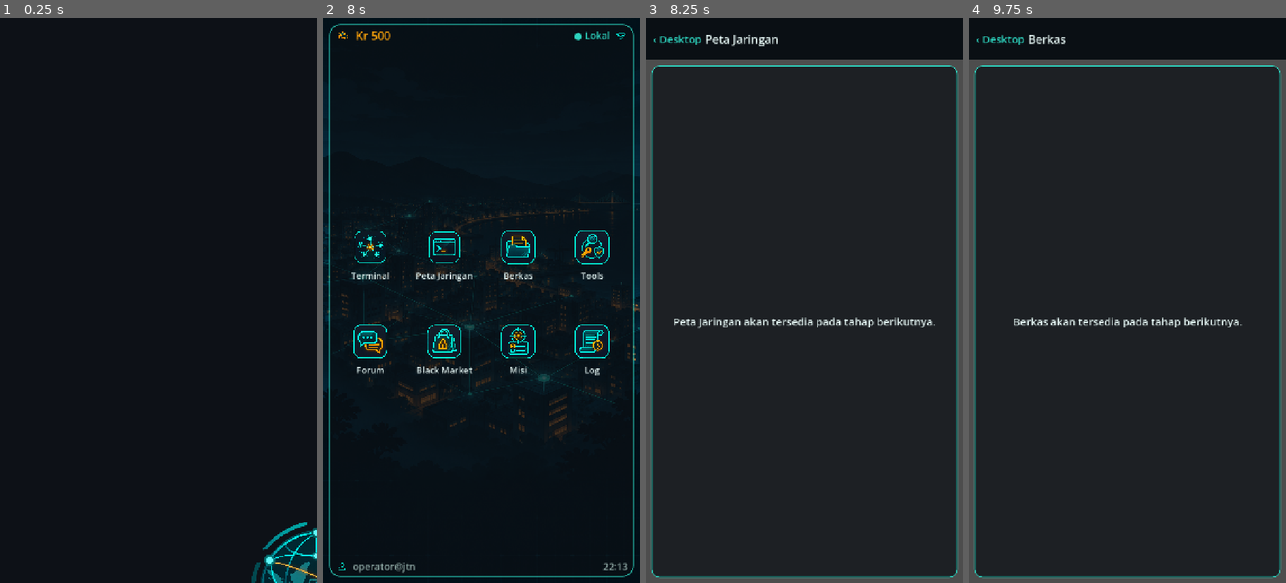
Above: before the commit, frames 1-4 (left to right).
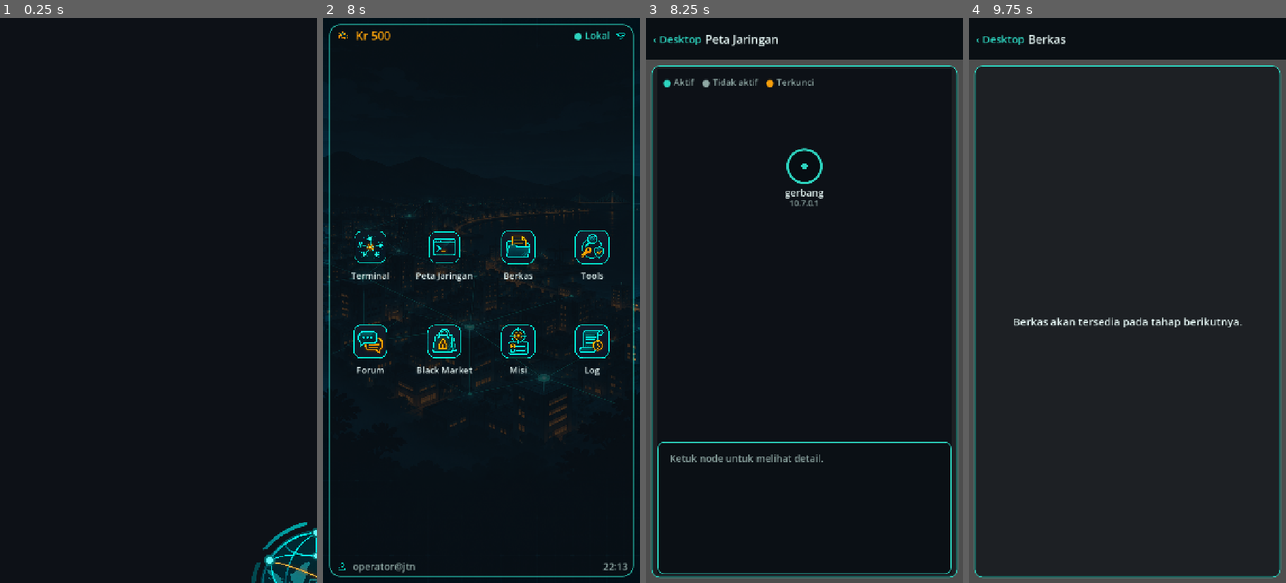
Above: after the commit, the same moments.

Repository: hadydaw/game-baru
Game: Godot game, scene res://scenes/main.tscn
Same seed, same stepped clock (60 frames per second), same inputs: the game is played once before the commit and once after it.
Inputs (mouse positions are in pixels of both pictures, inside the frame that each line leads up to):
- Up to frame 1 (0.25 s): no input
- Up to frame 2 (8 s): tap Enter at 0.5 s; move the mouse to (551, 272) at 0.52 s; click (551, 272) at 0.67 s; tap Space at 1.25 s; move the mouse to (418, 328) at 1.27 s; click (418, 328) at 1.42 s; move the mouse to (513, 176) at 2.02 s; click (513, 176) at 2.17 s; click (370, 255) at 2.77 s; click (532, 492) at 3.52 s; type "12" at 3.6 s; click "/" at 4.25 s; click "-" at 5 s; click "Enter" at 5.75 s; click "Enter" at 6.5 s; click "‹ Desktop" at 7.25 s
- Up to frame 3 (8.25 s): click (766, 255) at 8.02 s
- Up to frame 4 (9.75 s): click "‹ Desktop" at 8.75 s; click (1165, 255) at 9.52 s

Frames 1-2 are identical in both runs. In frame 3, 2.2% of the frame differs, in the area x 3-97%, y 10-99%; in frame 4, nothing differs.

Commit message:
Peta Jaringan: visualisasi node interaktif dari sumber Virtual Network yang sama dengan Terminal
Co-Authored-By: Claude Haiku 5.5 <noreply@anthropic.com>
Claude-Session: https://claude.ai/code/session_011EntzauCRjaaLbaamXun78

Diff:
--- a/core/net/jaringan.gd
+++ b/core/net/jaringan.gd
@@ -66,6 +66,8 @@
         "status": String(data[id].get("status", "")),
         "terkunci": terkunci(id),
         "tetangga": data[id].get("tetangga", []),
+        "port": data[id].get("port", {}),
+        "ssh_tersedia": data[id].has("ssh"),
     }
 
 # Semua node yang sudah ditemukan pemain, diurutkan berdasarkan id.
--- /dev/null
+++ b/core/net/tata_letak_peta.gd
@@ -0,0 +1,68 @@
+class_name TataLetakPeta
+extends RefCounted
+
+# Logika Peta Jaringan yang tidak bergantung pada layar: posisi node, keadaan visual, dan sidik perubahan.
+# Semua data berasal dari Jaringan, sumber yang sama dengan Terminal.
+
+# Posisi tiap node dalam area. Gerbang di atas, node lain di dua baris.
+static func posisi(ids: Array, area: Rect2) -> Dictionary:
+    var hasil := {}
+    var lain: Array = []
+    for id in ids:
+        if String(id) == "gerbang":
+            hasil["gerbang"] = Vector2(area.position.x + area.size.x * 0.5, area.position.y + area.size.y * 0.2)
+        else:
+            lain.append(String(id))
+    lain.sort()
+    var baris1 := lain.slice(0, int(ceil(lain.size() / 2.0)))
+    var baris2 := lain.slice(baris1.size())
+    _susun_baris(baris1, area, 0.55, hasil)
+    _susun_baris(baris2, area, 0.82, hasil)
+    return hasil
+
+static func _susun_baris(ids: Array, area: Rect2, proporsi_y: float, hasil: Dictionary) -> void:
+    var n := ids.size()
+    for i in range(n):
+        var x := area.position.x + area.size.x * float(i + 1) / float(n + 1)
+        var y := area.position.y + area.size.y * proporsi_y
+        hasil[String(ids[i])] = Vector2(x, y)
+
+# Keadaan visual satu node: terkunci, aktif, atau tidak_aktif. Terkunci lebih diutamakan.
+static func keadaan(ringkasan: Dictionary) -> String:
+    if bool(ringkasan.get("terkunci", false)):
+        return "terkunci"
+    if String(ringkasan.get("status", "")) == "aktif":
+        return "aktif"
+    return "tidak_aktif"
+
+# Sidik seluruh tampilan peta. Jika sidik berubah, peta perlu digambar ulang.
+static func sidik(j: Jaringan) -> String:
+    var bagian: Array = []
+    for n in j.daftar_terlihat():
+        bagian.append("%s=%s;%s" % [n["id"], keadaan(n), ",".join(PackedStringArray(_tetangga_teks(n)))])
+    return "|".join(PackedStringArray(bagian))
+
+static func _tetangga_teks(n: Dictionary) -> Array:
+    var hasil: Array = []
+    for t in n.get("tetangga", []):
+        hasil.append(String(t))
+    return hasil
+
+# Pasangan garis koneksi yang keduanya terlihat oleh pemain.
+static func sambungan(j: Jaringan) -> Array:
+    var hasil: Array = []
+    var terlihat: Array = []
+    for n in j.daftar_terlihat():
+        terlihat.append(String(n["id"]))
+    for n in j.daftar_terlihat():
+        for t in n.get("tetangga", []):
+            var pasangan := [String(n["id"]), String(t)]
+            if terlihat.has(String(t)) and not _sudah_ada(hasil, pasangan):
+                hasil.append(pasangan)
+    return hasil
+
+static func _sudah_ada(daftar: Array, pasangan: Array) -> bool:
+    for p in daftar:
+        if (p[0] == pasangan[0] and p[1] == pasangan[1]) or (p[0] == pasangan[1] and p[1] == pasangan[0]):
+            return true
+    return false
--- /dev/null
+++ b/core/shell/sesi_utama.gd
@@ -0,0 +1,40 @@
+class_name SesiUtama
+extends RefCounted
+
+# Satu sesi shell untuk seluruh aplikasi. Terminal dan Peta Jaringan memakai objek yang sama,
+# sehingga perubahan jaringan dari Terminal langsung terlihat di Peta. Sesi dibuat sekali per proses.
+
+const FS_AWAL := "res://data/fs/pemain.json"
+
+static var sesi: ShellSession = null
+static var status_muat := ""
+static var pesan_muat := ""
+
+static func ambil() -> ShellSession:
+    if sesi != null:
+        return sesi
+    var muat := Penyimpanan.muat()
+    status_muat = String(muat["status"])
+    pesan_muat = String(muat["pesan"])
+    match status_muat:
+        "ok", "pulih_cadangan":
+            sesi = ShellSession.dari_dict(muat["data"])
+        _:
+            sesi = ShellSession.new(Vfs.new(_fs_awal()))
+    Penyimpanan.simpan_sesi(sesi)
+    return sesi
+
+# Pesan untuk ditampilkan di terminal bila penyimpanan dipulihkan atau rusak. Kosong bila normal.
+static func pesan_status() -> String:
+    match status_muat:
+        "pulih_cadangan":
+            return "Penyimpanan utama rusak. Data dipulihkan dari cadangan. Berkas rusak disimpan di: %s" % pesan_muat
+        "rusak":
+            return "Penyimpanan rusak dan tidak ada cadangan. Mulai dari filesystem awal. Berkas rusak disimpan di: %s" % pesan_muat
+    return ""
+
+static func _fs_awal() -> Dictionary:
+    var parser := JSON.new()
+    if parser.parse(FileAccess.get_file_as_string(FS_AWAL)) == OK and typeof(parser.data) == TYPE_DICTIONARY and parser.data.has("/"):
+        return parser.data["/"]
+    return {"tipe": "dir", "pemilik": "root", "grup": "root", "izin": "rwxr-xr-x", "isi": {}}
--- /dev/null
+++ b/tests/smoke_peta.gd
@@ -0,0 +1,42 @@
+extends SceneTree
+
+# Smoke test Peta Jaringan: instansiasi, pilih node, dan perubahan dari sesi Terminal tercermin.
+
+var _gagal := 0
+
+func _cek(kondisi: bool, pesan: String) -> void:
+	if kondisi:
+		print("LULUS: ", pesan)
+	else:
+		print("GAGAL: ", pesan)
+		_gagal += 1
+
+func _initialize() -> void:
+	await process_frame
+	# Sesi baru agar hasil tidak dipengaruhi penyimpanan dari run sebelumnya.
+	SesiUtama.sesi = ShellSession.new(Vfs.new({"tipe": "dir", "pemilik": "root", "grup": "root", "izin": "rwxr-xr-x", "isi": {}}))
+	var peta := NetworkMap.new()
+	peta.size = Vector2(1080, 1920)
+	root.add_child(peta)
+	_cek(peta.jumlah_node_terlihat() == 1, "awal hanya gerbang yang terlihat")
+
+	peta.pilih_node("gerbang")
+	_cek(peta.teks_detail() == "IP  10.7.0.1", "detail gerbang tampil")
+
+	var sesi := SesiUtama.ambil()
+	sesi.jalankan("ping -c 1 gerbang")
+	await process_frame
+	_cek(peta.jumlah_node_terlihat() >= 3, "tetangga gerbang muncul di peta setelah ping dari Terminal")
+	sesi.jalankan("ping -c 1 arsip")
+	_cek(SesiUtama.ambil().jaringan.dikenal("server_kota"), "server_kota terlihat setelah arsip dijangkau")
+
+	sesi.jalankan("nmap 10.7.0.8")
+	peta.pilih_node("arsip")
+	_cek(peta.teks_detail() != "", "detail arsip tampil setelah nmap")
+
+	peta.pilih_node("tidak_ada")
+	_cek(peta.teks_detail().begins_with("Ketuk"), "node tidak dikenal tidak membuka detail")
+
+	peta.free()
+	print("HASIL PETA: gagal=%d" % _gagal)
+	quit(1 if _gagal > 0 else 0)
--- /dev/null
+++ b/tests/test_tata_letak_peta.gd
@@ -0,0 +1,70 @@
+extends GutTest
+
+const AREA := Rect2(0, 64, 1080, 1200)
+
+func before_each() -> void:
+	# Sesi baru untuk setiap tes agar tidak bergantung pada penyimpanan dan tes lain.
+	SesiUtama.sesi = ShellSession.new(Vfs.new({"tipe": "dir", "pemilik": "root", "grup": "root", "izin": "rwxr-xr-x", "isi": {}}))
+
+func test_posisi_semua_node_di_dalam_area() -> void:
+	var posisi := TataLetakPeta.posisi(["gerbang", "arsip", "relay", "server_kota"], AREA)
+	assert_eq(posisi.size(), 4)
+	for id in posisi:
+		assert_true(AREA.has_point(posisi[id]), "%s di luar area" % id)
+
+func test_gerbang_berada_di_atas() -> void:
+	var posisi := TataLetakPeta.posisi(["gerbang", "arsip", "relay"], AREA)
+	assert_true(posisi["gerbang"].y < posisi["arsip"].y)
+	assert_true(posisi["gerbang"].y < posisi["relay"].y)
+
+func test_node_tidak_bertumpuk() -> void:
+	var posisi := TataLetakPeta.posisi(["gerbang", "arsip", "relay", "server_kota"], AREA)
+	var daftar := posisi.values()
+	for i in range(daftar.size()):
+		for k in range(i + 1, daftar.size()):
+			assert_true(daftar[i].distance_to(daftar[k]) > 80.0, "node terlalu berdekatan")
+
+func test_keadaan_terkunci_lebih_diutamakan() -> void:
+	assert_eq(TataLetakPeta.keadaan({"terkunci": true, "status": "aktif"}), "terkunci")
+	assert_eq(TataLetakPeta.keadaan({"terkunci": false, "status": "aktif"}), "aktif")
+	assert_eq(TataLetakPeta.keadaan({"terkunci": false, "status": "tidak_aktif"}), "tidak_aktif")
+
+func test_sambungan_hanya_node_terlihat() -> void:
+	var j := Jaringan.muat()
+	j.ditemukan = ["gerbang"]
+	assert_eq(TataLetakPeta.sambungan(j).size(), 0, "gerbang belum punya tetangga terlihat")
+	j.jelajahi("gerbang")
+	var pasangan := TataLetakPeta.sambungan(j)
+	assert_eq(pasangan.size(), 2, "gerbang terhubung ke arsip dan relay")
+
+func test_sidik_berubah_setelah_ping() -> void:
+	var sesi := SesiUtama.ambil()
+	var sebelum := TataLetakPeta.sidik(sesi.jaringan)
+	sesi.jalankan("ping -c 1 gerbang")
+	var sesudah := TataLetakPeta.sidik(sesi.jaringan)
+	assert_ne(sebelum, sesudah, "sidik harus berubah setelah ping sukses")
+
+func test_sidik_berubah_setelah_nmap() -> void:
+	var sesi := SesiUtama.ambil()
+	sesi.jalankan("ping -c 1 gerbang")
+	var sebelum := TataLetakPeta.sidik(sesi.jaringan)
+	sesi.jalankan("nmap 10.7.0.8")
+	var sesudah := TataLetakPeta.sidik(sesi.jaringan)
+	assert_ne(sebelum, sesudah, "sidik harus berubah setelah nmap")
+
+func test_sidik_stabil_bila_tidak_ada_perubahan() -> void:
+	var sesi := SesiUtama.ambil()
+	assert_eq(TataLetakPeta.sidik(sesi.jaringan), TataLetakPeta.sidik(sesi.jaringan))
+
+func test_sesi_utama_satu_instance() -> void:
+	var a := SesiUtama.ambil()
+	var b := SesiUtama.ambil()
+	assert_true(a == b, "Terminal dan Peta harus memakai sesi yang sama")
+
+func test_perubahan_terminal_terlihat_di_peta() -> void:
+	var sesi := SesiUtama.ambil()
+	var sebelum := TataLetakPeta.sidik(sesi.jaringan)
+	sesi.jalankan("ping -c 1 gerbang")
+	var sesudah := TataLetakPeta.sidik(SesiUtama.ambil().jaringan)
+	assert_ne(sebelum, sesudah)
+	assert_true(SesiUtama.ambil().jaringan.dikenal("arsip"), "arsip terlihat setelah gerbang dijangkau")
--- a/ui/main_controller.gd
+++ b/ui/main_controller.gd
@@ -103,6 +103,8 @@
     match id:
         "terminal":
             return TerminalScreen.new()
+        "peta":
+            return NetworkMap.new()
         "pasar":
             return _konten_pasar()
         _:
--- /dev/null
+++ b/ui/network_map.gd
@@ -0,0 +1,223 @@
+class_name NetworkMap
+extends Control
+
+# Peta Jaringan interaktif. Membaca Jaringan dari SesiUtama, sumber yang sama dengan Terminal,
+# sehingga perubahan dari Terminal (ping, nmap, ssh) langsung tampil di sini.
+# Ketuk node untuk melihat detail. Ketuk area kosong untuk menutup detail.
+
+const TINGGI_LEGENDA := 64.0
+const TINGGI_PANEL := 300.0
+const RADIUS_NODE := 38.0
+const RADIUS_SENTUH := 52.0
+const WARNA_LATAR := Color("#0d1117")
+const WARNA_GELAP := Color(0.03, 0.05, 0.07)
+
+var _sesi: ShellSession
+var _j: Jaringan
+var _sidik_terakhir := ""
+var _pilih := ""
+var _waktu := 0.0
+var _panel: PanelContainer
+var _lbl_hint: Label
+var _kolom_detail: VBoxContainer
+var _lbl_nama: Label
+var _lbl_ip: Label
+var _lbl_status: Label
+var _lbl_akses: Label
+var _lbl_port: Label
+var _lbl_tetangga: Label
+
+func _ready() -> void:
+    mouse_filter = Control.MOUSE_FILTER_STOP
+    _sesi = SesiUtama.ambil()
+    _j = _sesi.jaringan
+    _bangun_legenda()
+    _bangun_panel()
+    resized.connect(_susun)
+    _susun()
+    _segarkan_detail()
+
+func _bangun_legenda() -> void:
+    var baris := HBoxContainer.new()
+    baris.position = Vector2(12, 14)
+    baris.add_theme_constant_override("separation", 18)
+    baris.mouse_filter = Control.MOUSE_FILTER_IGNORE
+    add_child(baris)
+    baris.add_child(_legenda("●", Tema.TEAL, "Aktif"))
+    baris.add_child(_legenda("●", Tema.TEKS_REDUP, "Tidak aktif"))
+    baris.add_child(_legenda("●", Tema.AMBER, "Terkunci"))
+
+func _legenda(simbol: String, warna: Color, teks: String) -> HBoxContainer:
+    var h := HBoxContainer.new()
+    h.add_theme_constant_override("separation", 6)
+    h.mouse_filter = Control.MOUSE_FILTER_IGNORE
+    h.add_child(Tema.label(simbol, warna, 22))
+    h.add_child(Tema.label(teks, Tema.TEKS_REDUP, 20))
+    return h
+
+func _bangun_panel() -> void:
+    _panel = PanelContainer.new()
+    _panel.add_theme_stylebox_override("panel", Tema.kotak(Tema.LATAR_PANEL, Tema.TEAL, 2, 14))
+    _panel.mouse_filter = Control.MOUSE_FILTER_IGNORE
+    add_child(_panel)
+    var margin := MarginContainer.new()
+    Tema.margin_seragam(margin, 14)
+    margin.mouse_filter = Control.MOUSE_FILTER_IGNORE
+    _panel.add_child(margin)
+    var tumpuk := VBoxContainer.new()
+    tumpuk.add_theme_constant_override("separation", 6)
+    tumpuk.mouse_filter = Control.MOUSE_FILTER_IGNORE
+    margin.add_child(tumpuk)
+    _lbl_hint = Tema.label("Ketuk node untuk melihat detail.", Tema.TEKS_REDUP, 22)
+    tumpuk.add_child(_lbl_hint)
+    _kolom_detail = VBoxContainer.new()
+    _kolom_detail.add_theme_constant_override("separation", 4)
+    _kolom_detail.mouse_filter = Control.MOUSE_FILTER_IGNORE
+    tumpuk.add_child(_kolom_detail)
+    _lbl_nama = Tema.label("", Tema.TEAL, 30)
+    _lbl_ip = Tema.label("", Tema.TEKS_REDUP, 20)
+    _lbl_status = Tema.label("", Tema.TEKS, 22)
+    _lbl_akses = Tema.label("", Tema.TEKS, 22)
+    _lbl_port = Tema.label("", Tema.TEKS, 20)
+    _lbl_port.autowrap_mode = TextServer.AUTOWRAP_WORD_SMART
+    _lbl_tetangga = Tema.label("", Tema.TEKS_REDUP, 20)
+    _lbl_tetangga.autowrap_mode = TextServer.AUTOWRAP_WORD_SMART
+    for l in [_lbl_nama, _lbl_ip, _lbl_status, _lbl_akses, _lbl_port, _lbl_tetangga]:
+        _kolom_detail.add_child(l)
+
+func _susun() -> void:
+    _panel.position = Vector2(0, size.y - TINGGI_PANEL)
+    _panel.size = Vector2(size.x, TINGGI_PANEL)
+    queue_redraw()
+
+func _area_gambar() -> Rect2:
+    return Rect2(0, TINGGI_LEGENDA, size.x, size.y - TINGGI_LEGENDA - TINGGI_PANEL)
+
+func _process(delta: float) -> void:
+    _waktu += delta
+    var sidik := TataLetakPeta.sidik(_j)
+    if sidik != _sidik_terakhir:
+        _sidik_terakhir = sidik
+        if _pilih != "" and not _j.dikenal(_pilih):
+            _pilih = ""
+        _segarkan_detail()
+        queue_redraw()
+    elif _pilih != "":
+        # Node yang dipilih berdenyut halus; digambar ulang tiap frame hanya saat ada pilihan.
+        queue_redraw()
+
+func _gui_input(event: InputEvent) -> void:
+    if event is InputEventMouseButton and event.pressed and event.button_index == MOUSE_BUTTON_LEFT:
+        _tap(event.position)
+        accept_event()
+
+func _tap(titik: Vector2) -> void:
+    var posisi := _posisi_node()
+    for id in posisi:
+        if titik.distance_to(posisi[id]) <= RADIUS_SENTUH:
+            _pilih = "" if _pilih == id else String(id)
+            _segarkan_detail()
+            queue_redraw()
+            return
+    _pilih = ""
+    _segarkan_detail()
+    queue_redraw()
+
+func _posisi_node() -> Dictionary:
+    var ids: Array = []
+    for n in _j.daftar_terlihat():
+        ids.append(String(n["id"]))
+    return TataLetakPeta.posisi(ids, _area_gambar())
+
+func _draw() -> void:
+    draw_rect(Rect2(Vector2.ZERO, size), WARNA_LATAR)
+    var posisi := _posisi_node()
+    for pasangan in TataLetakPeta.sambungan(_j):
+        var a: String = pasangan[0]
+        var b: String = pasangan[1]
+        var hidup := _j.aktif(a) and _j.aktif(b) and not _j.terkunci(a) and not _j.terkunci(b)
+        var warna := Color(Tema.TEAL, 0.65) if hidup else Color(Tema.TEKS_REDUP, 0.3)
+        draw_line(posisi[a], posisi[b], warna, 3.0, true)
+    var font := get_theme_default_font()
+    for id in posisi:
+        _gambar_node(String(id), posisi[id], font)
+
+func _gambar_node(id: String, p: Vector2, font: Font) -> void:
+    var keadaan := TataLetakPeta.keadaan(_j.ringkasan(id))
+    var warna := Tema.TEAL
+    if keadaan == "terkunci":
+        warna = Tema.AMBER
+    elif keadaan == "tidak_aktif":
+        warna = Tema.TEKS_REDUP
+    draw_circle(p, RADIUS_NODE, WARNA_GELAP)
+    draw_arc(p, RADIUS_NODE, 0.0, TAU, 48, warna, 4.0, true)
+    if id == _pilih:
+        var denyut := 0.5 + 0.5 * sin(_waktu * 4.0)
+        draw_arc(p, RADIUS_NODE + 12.0, 0.0, TAU, 48, Color(Tema.TEKS, 0.3 + 0.5 * denyut), 2.0, true)
+    match keadaan:
+        "aktif":
+            draw_circle(p, 7.0, warna)
+        "tidak_aktif":
+            draw_line(p + Vector2(-12, -12), p + Vector2(12, 12), warna, 4.0, true)
+            draw_line(p + Vector2(12, -12), p + Vector2(-12, 12), warna, 4.0, true)
+        "terkunci":
+            _gambar_gembok(p, warna)
+    draw_string(font, p + Vector2(-70, RADIUS_NODE + 30), id, HORIZONTAL_ALIGNMENT_CENTER, 140, 22, Tema.TEKS)
+    draw_string(font, p + Vector2(-70, RADIUS_NODE + 52), String(_j.data[id].get("ip", "")), HORIZONTAL_ALIGNMENT_CENTER, 140, 18, Tema.TEKS_REDUP)
+
+func _gambar_gembok(p: Vector2, warna: Color) -> void:
+    draw_rect(Rect2(p + Vector2(-10, -2), Vector2(20, 16)), warna)
+    draw_arc(p + Vector2(0, -2), 7.0, PI, TAU, 16, warna, 3.0, true)
+
+func _segarkan_detail() -> void:
+    if _pilih == "" or not _j.dikenal(_pilih):
+        _lbl_hint.visible = true
+        _kolom_detail.visible = false
+        return
+    _lbl_hint.visible = false
+    _kolom_detail.visible = true
+    var r := _j.ringkasan(_pilih)
+    var keadaan := TataLetakPeta.keadaan(r)
+    _lbl_nama.text = _pilih
+    _lbl_ip.text = "IP  %s" % String(r["ip"])
+    _lbl_status.text = "Status  %s" % _teks_keadaan(keadaan)
+    _lbl_akses.text = "Akses  %s" % ("terkunci, akses belum terbuka" if keadaan == "terkunci" else "terbuka")
+    if keadaan == "terkunci":
+        _lbl_port.text = "Detail port tidak tersedia."
+        _lbl_tetangga.text = ""
+        return
+    _lbl_port.text = "Port  " + _teks_port(r["port"])
+    var tetangga: Array = []
+    for t in r["tetangga"]:
+        tetangga.append(String(t))
+    _lbl_tetangga.text = "Terhubung ke  " + (", ".join(PackedStringArray(tetangga)) if not tetangga.is_empty() else "-")
+
+func _teks_keadaan(keadaan: String) -> String:
+    match keadaan:
+        "aktif":
+            return "Aktif"
+        "terkunci":
+            return "Terkunci"
+    return "Tidak aktif"
+
+func _teks_port(port: Dictionary) -> String:
+    var kunci := port.keys()
+    kunci.sort()
+    var bagian: Array = []
+    for k in kunci:
+        var pd: Dictionary = port[k]
+        bagian.append("%s/tcp %s %s" % [String(k), String(pd.get("status", "")), String(pd.get("layanan", ""))])
+    return "\n".join(PackedStringArray(bagian)) if not bagian.is_empty() else "-"
+
+# Untuk tes: jumlah node yang tampak di peta saat ini.
+func jumlah_node_terlihat() -> int:
+    return _j.daftar_terlihat().size()
+
+# Untuk tes: memilih node seperti ketukan pemain.
+func pilih_node(id: String) -> void:
+    _pilih = id if _j.dikenal(id) else ""
+    _segarkan_detail()
+    queue_redraw()
+
+func teks_detail() -> String:
+    return _lbl_ip.text if _pilih != "" else _lbl_hint.text
--- a/ui/terminal_screen.gd
+++ b/ui/terminal_screen.gd
@@ -119,26 +119,16 @@
 func _buat_sesi() -> ShellSession:
     if _sesi_bersama != null:
         return _sesi_bersama
-    var sesi: ShellSession = null
-    var muat := Penyimpanan.muat()
-    match String(muat["status"]):
-        "ok":
-            sesi = ShellSession.dari_dict(muat["data"])
-        "pulih_cadangan":
-            sesi = ShellSession.dari_dict(muat["data"])
-            _tampil([{"tipe": "error", "teks": "Penyimpanan utama rusak. Data dipulihkan dari cadangan. Berkas rusak disimpan di: %s" % muat["pesan"]}])
-        "rusak":
-            sesi = ShellSession.new(Vfs.new(_baca_fs()))
-            _tampil([{"tipe": "error", "teks": "Penyimpanan rusak dan tidak ada cadangan. Mulai dari filesystem awal. Berkas rusak disimpan di: %s" % muat["pesan"]}])
-        _:
-            sesi = ShellSession.new(Vfs.new(_baca_fs()))
+    # Sesi dipakai bersama dengan Peta Jaringan. Pesan pemulihan hanya ditampilkan saat sesi pertama dibuat.
+    var baru := SesiUtama.sesi == null
+    var sesi := SesiUtama.ambil()
     if sesi == null:
         push_error("TerminalScreen: ShellSession gagal dibuat")
         _tampil([{"tipe": "error", "teks": "Sesi shell gagal dibuat. Lihat log Godot untuk detail."}])
         return null
+    if baru and SesiUtama.pesan_status() != "":
+        _tampil([{"tipe": "error", "teks": SesiUtama.pesan_status()}])
     _sesi_bersama = sesi
-    if not Penyimpanan.simpan_sesi(sesi):
-        _tampil([{"tipe": "error", "teks": "Gagal menyimpan filesystem ke penyimpanan HP."}])
     return sesi
 
 # Menyimpan keadaan sesi ke penyimpanan lokal. Dipanggil setelah setiap perintah dan saat aplikasi di-pause.
Not shown, added: core/net/tata_letak_peta.gd.uid
Not shown, added: core/shell/sesi_utama.gd.uid
Not shown, added: tests/smoke_peta.gd.uid
Not shown, added: tests/test_tata_letak_peta.gd.uid
Not shown, added: ui/network_map.gd.uid
